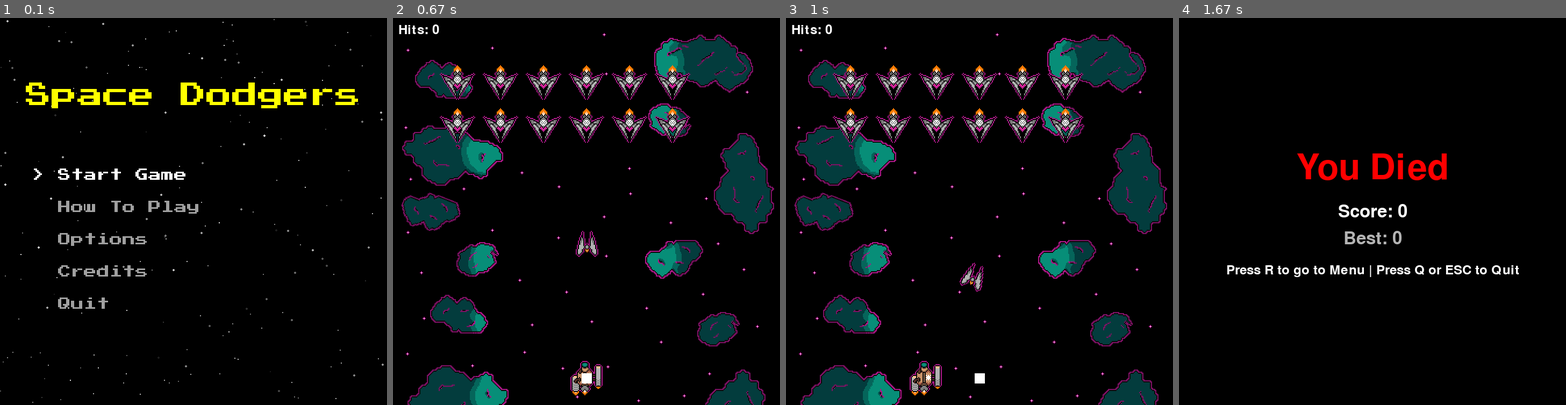
Above: before the commit, frames 1-4 (left to right).
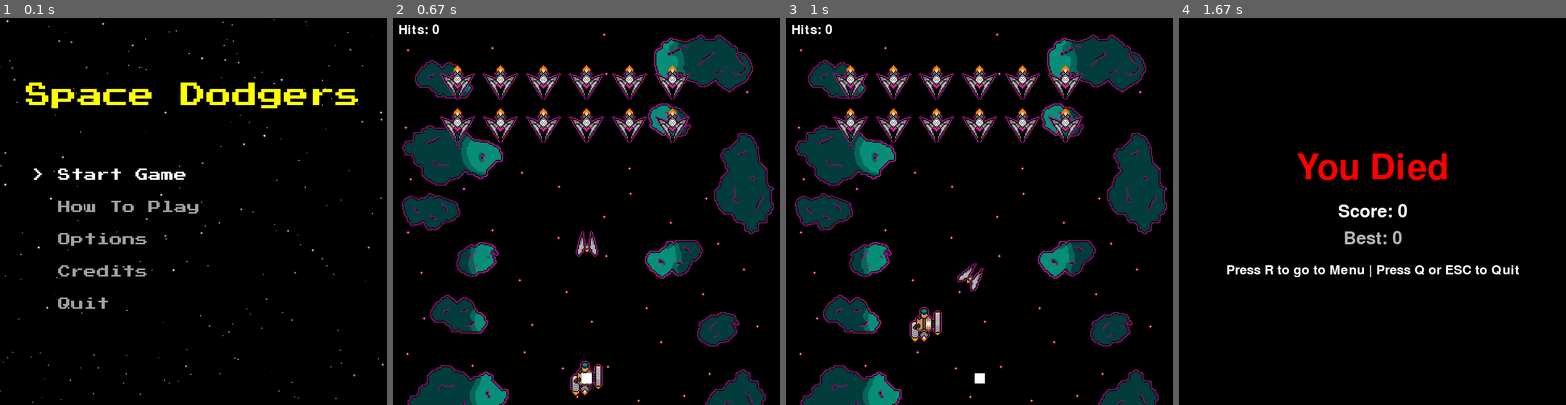
Above: after the commit, the same moments.

Repository: software-engineering-game/pygame-game
Game: pygame game, started from main.py
The game is run twice, just before and just after one commit, with the same random seed, the same clock (stepped at 60 frames per second) and the same inputs.
Inputs:
- Up to frame 1 (0.1 s): no input
- Up to frame 2 (0.67 s): tap Enter at 0.33 s
- Up to frame 3 (1 s): hold Left from 0.67 s (still down); hold W from 0.67 s (still down)
- Up to frame 4 (1.67 s): release Left at 1.13 s; release W at 1.13 s; hold W 1.17-1.63 s; tap Space at 1.23, 1.53 s

Frames 1-2 are identical in both runs. In frame 3, 0.9% of the frame differs, in the area x 31-52%, y 63-98%; in frame 4, nothing differs.

Commit message:
Added WASD movement to player

Diff:
--- a/states/game_state.py
+++ b/states/game_state.py
@@ -9,6 +9,8 @@
 repo_root = os.path.dirname(os.path.dirname(__file__))
 asset_folder = os.path.join(repo_root, "assets")
 
+# Sprite is a base class from the Pygame Library
+# def __init__(pygame, sprite, width, height, x, y):
 # Class for the basic bullet
 class Bullet(pygame.sprite.Sprite):
     def __init__(self, asset_folder, sprite_name, speed, start_pos, direct):
@@ -80,13 +82,16 @@
             self.current_frame = (self.current_frame + 1) % len(self.frames)
             self.image = self.frames[self.current_frame]
 
-        if keys[settings.keybind_player_left]:
+        # Setting up WASD movement
+        keys = pygame.key.get_pressed()
+
+        if keys[settings.keybind_player_left] or keys[pygame.K_a]:
             dx -= self.speed
-        if keys[settings.keybind_player_right]:
+        if keys[settings.keybind_player_right] or keys[pygame.K_d]:
             dx += self.speed
-        if keys[settings.keybind_player_up]:
+        if keys[settings.keybind_player_up] or keys[pygame.K_w]:
             dy -= self.speed
-        if keys[settings.keybind_player_down]:
+        if keys[settings.keybind_player_down] or keys[pygame.K_s]:
             dy += self.speed
 
         self.rect.x += dx
